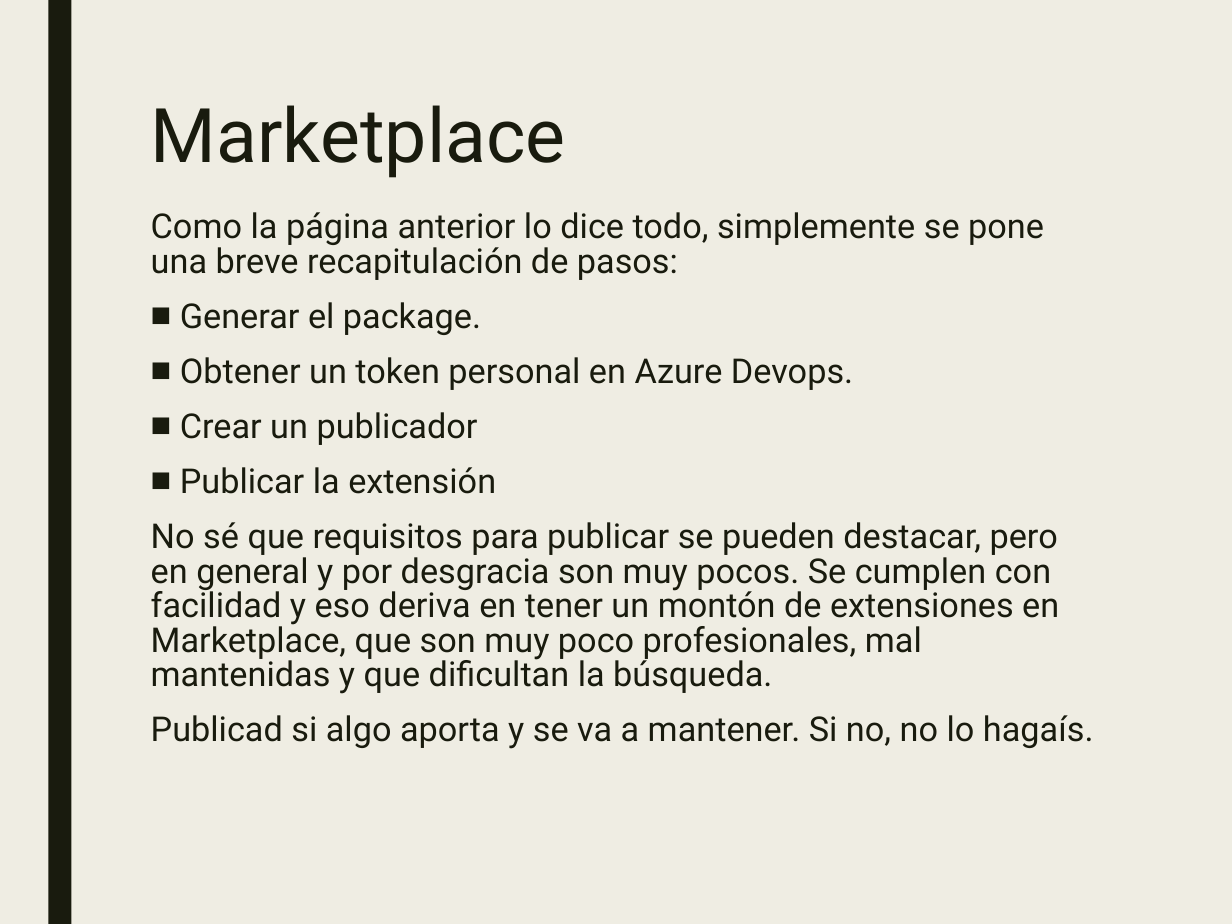
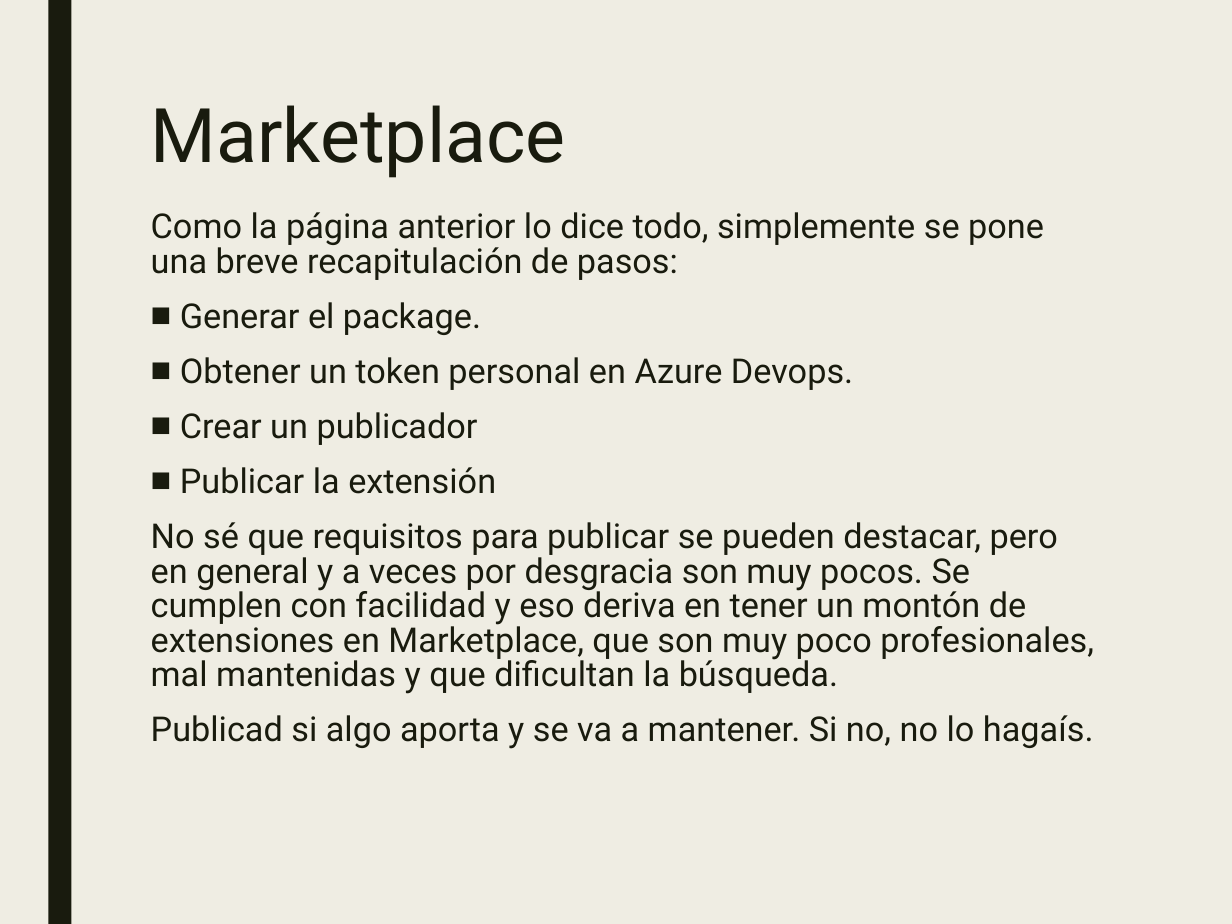
Before and after one commit to JalmarazMartn/dotnetrioja1, a slide deck: slide 52 of VSCODE Extensiones.ppt (slide 51 before the commit). Drawn at 1232x924 pixels with LibreOffice and Linux fonts; fonts in the diff are those of the drawing. Boxes give left, top, right and bottom in pixels: in the first picture for what was removed or moved away, otherwise in the second. Text is boxed around its words. In the diff, an @@ line names an element or a change of style, - is before the commit and + after.

```diff
--- a/VSCODE Extensiones.ppt
+++ b/VSCODE Extensiones.ppt
@@ text at (x1=151, y1=522, x2=1094, y2=694): text changed @@
-No sé que requisitos para publicar se pueden destacar, pero en general y por desgracia son muy pocos. Se cumplen con facilidad y eso deriva en tener un montón de extensiones en Marketplace, que son muy poco profesionales, mal mantenidas y que dificultan la búsqueda.
+No sé que requisitos para publicar se pueden destacar, pero en general y a veces por desgracia son muy pocos. Se cumplen con facilidad y eso deriva en tener un montón de extensiones en Marketplace, que son muy poco profesionales, mal mantenidas y que dificultan la búsqueda.
```
Also in this commit, not shown: 8 other slides changed, 1 slide added.
